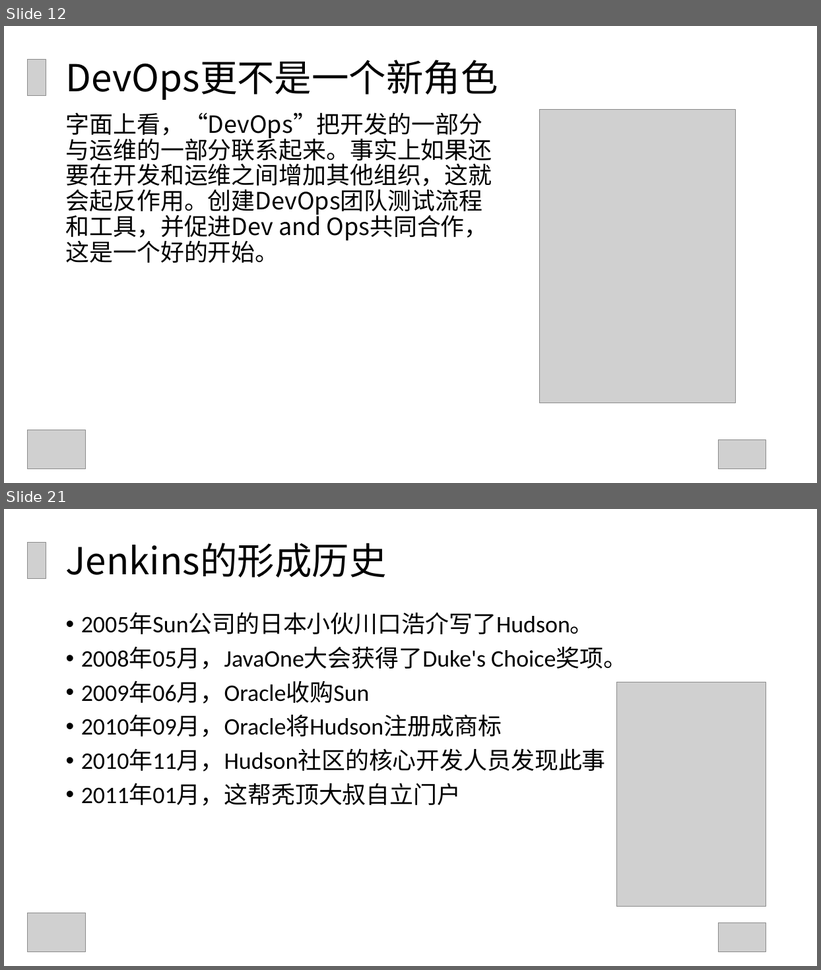
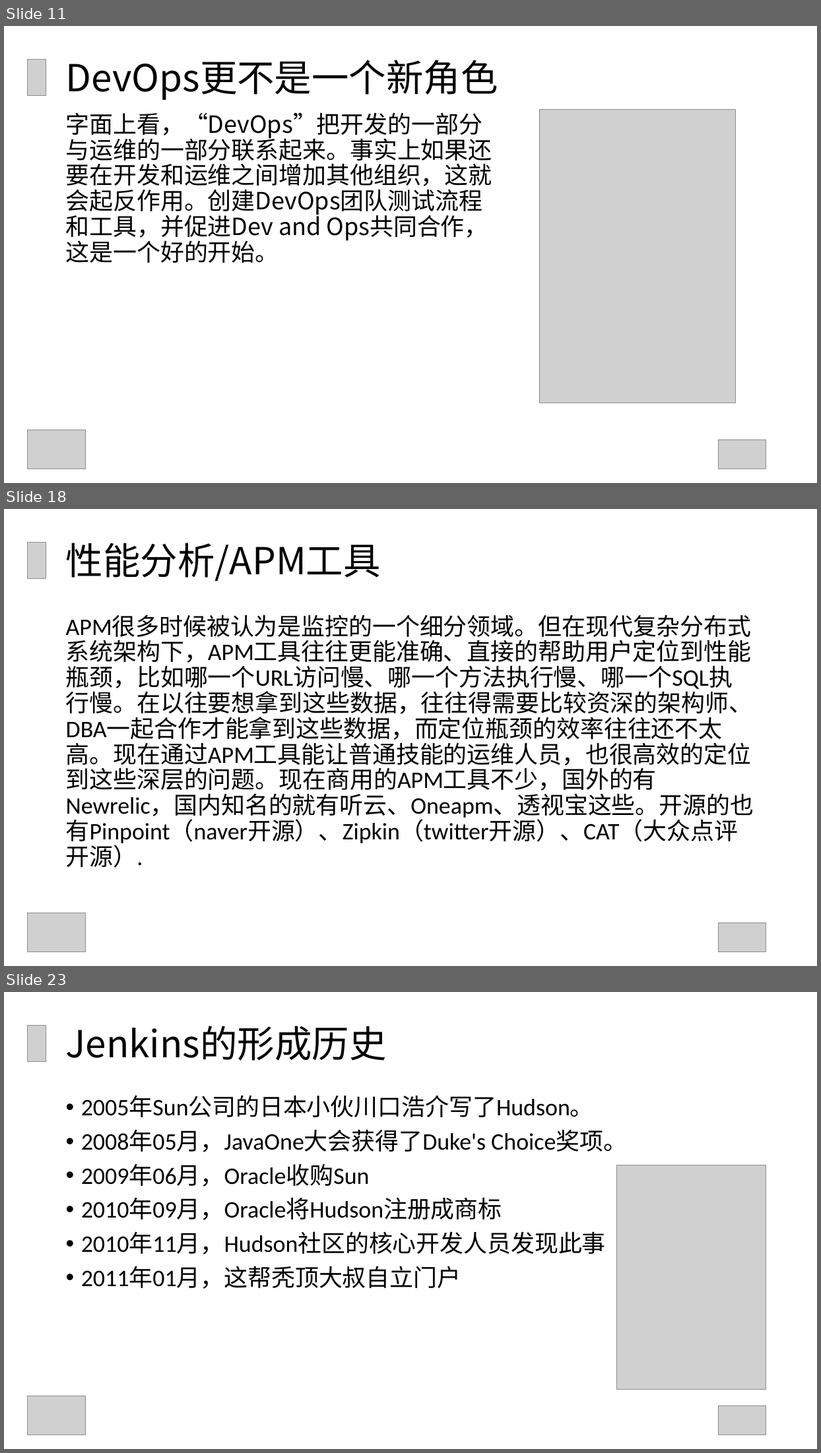
Before and after one commit to GuoxinL/devops-ppt, a slide deck: Jenkins的应用与分享.ppt. Shown one above the other, each under a label of ours: slides 12 and 21 before the commit, slides 11, 18 and 23 after it; the slides between them are not shown. The pictures are 821x970 and 821x1453 pixels, drawn with LibreOffice and Linux fonts; fonts in the diff are those of the drawing; grey boxes stand for pictures. Boxes give left, top, right and bottom in pixels: in the first picture for what was removed or moved away, otherwise in the second. Text is boxed around its words. In the diff, an @@ line names an element or a change of style, - is before the commit and + after.

```diff
--- a/Jenkins的应用与分享.ppt
+++ b/Jenkins的应用与分享.ppt
@@ slide 18 added at (x1=4, y1=509, x2=817, y2=966), background #FFFFFF @@
@@ picture added at (x1=27, y1=543, x2=46, y2=578) @@
@@ text added at (x1=66, y1=543, x2=381, y2=581), 44 pt, text #000000 @@
+性能分析/APM工具
@@ text added at (x1=66, y1=615, x2=754, y2=868), 28 pt, text #000000 @@
+APM很多时候被认为是监控的一个细分领域。但在现代复杂分布式系统架构下，APM工具往往更能准确、直接的帮助用户定位到性能瓶颈，比如哪一个URL访问慢、哪一个方法执行慢、哪一个SQL执行慢。在以往要想拿到这些数据，往往得需要比较资深的架构师、DBA一起合作才能拿到这些数据，而定位瓶颈的效率往往还不太高。现在通过APM工具能让普通技能的运维人员，也很高效的定位到这些深层的问题。现在商用的APM工具不少，国外的有Newrelic，国内知名的就有听云、Oneapm、透视宝这些。开源的也有Pinpoint（naver开源）、Zipkin（twitter开源）、CAT（大众点评开源）.
@@ picture added at (x1=27, y1=913, x2=86, y2=952) @@
@@ picture added at (x1=718, y1=923, x2=766, y2=952) @@
@@ what was slide 12 is now slide 11 @@
@@ what was slide 21 is now slide 23 @@
```
Also in this commit, not shown: 10 slides changed, 12 other slides added, 7 slides removed, 4 other files.
